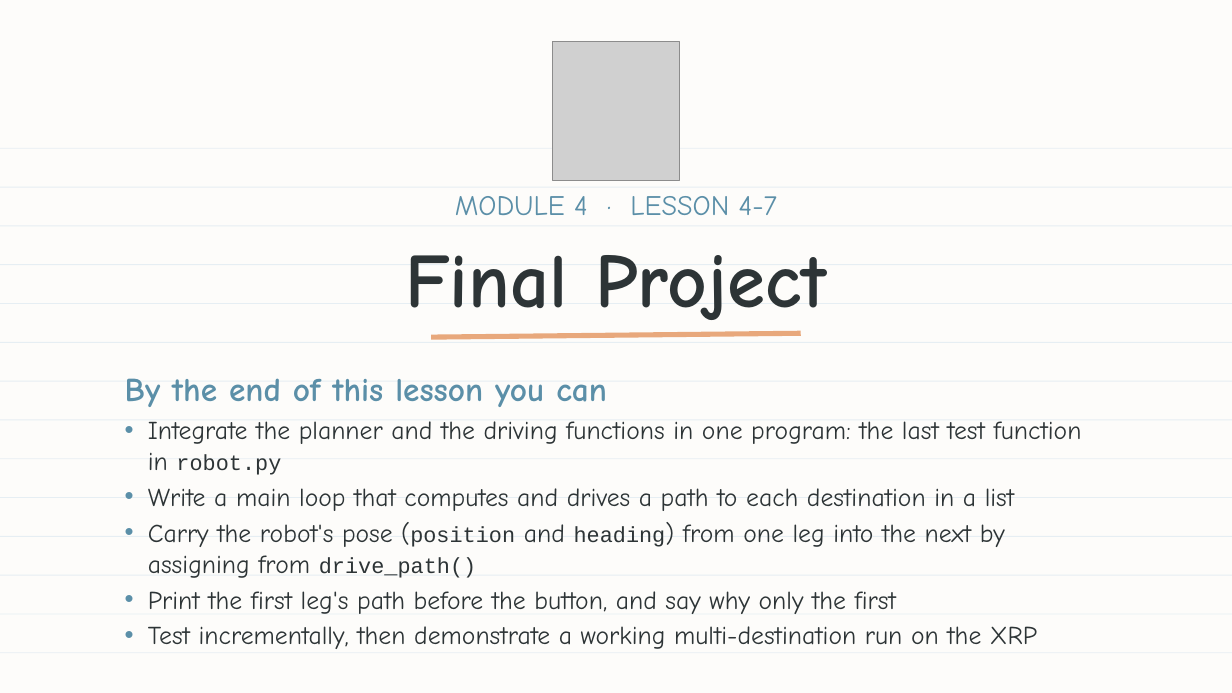
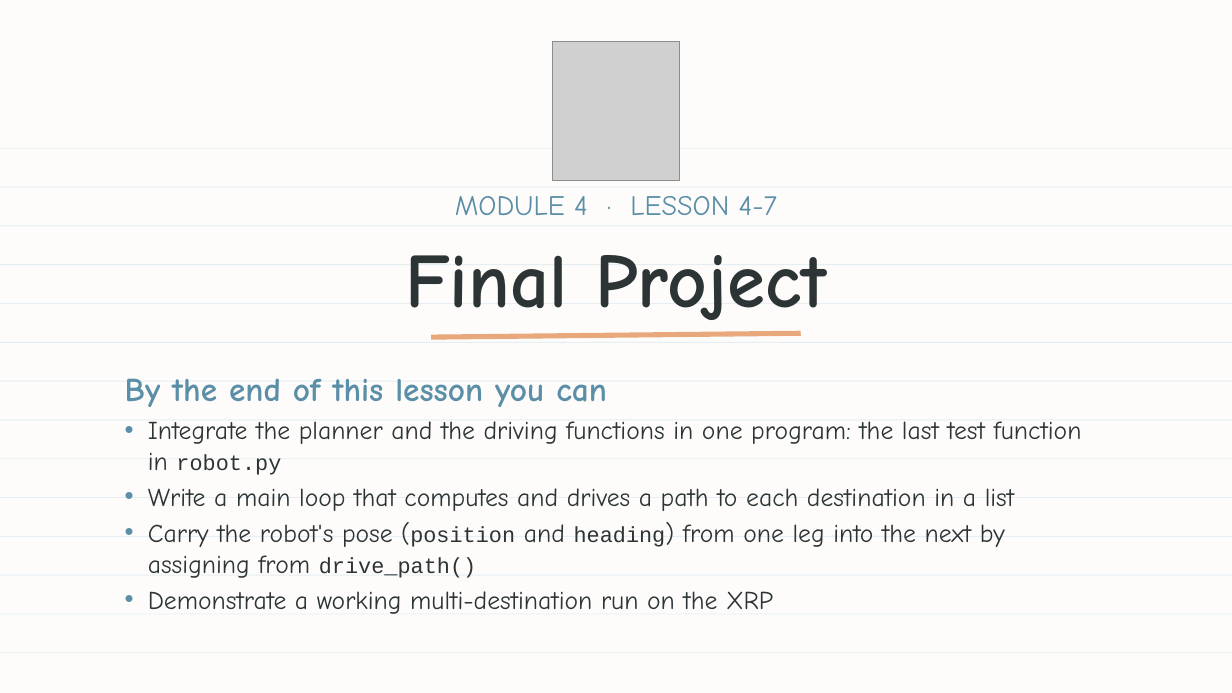
Before and after one commit to bradamiller/LearningPython, a slide deck: slide 1 of static/slides/module-04-manhattan/module-4-lesson-07-final-project.pptx. Drawn at 1232x693 pixels with LibreOffice and Linux fonts; fonts in the diff are those of the drawing; grey boxes stand for pictures. Boxes give left, top, right and bottom in pixels: in the first picture for what was removed or moved away, otherwise in the second. Text is boxed around its words. In the diff, an @@ line names an element or a change of style, - is before the commit and + after.

```diff
--- a/static/slides/module-04-manhattan/module-4-lesson-07-final-project.pptx
+++ b/static/slides/module-04-manhattan/module-4-lesson-07-final-project.pptx
@@ text at (148,591,773,614): text changed @@
-• Print the first leg's path before the button, and say why only the first
-• Test incrementally, then demonstrate a working multi-destination run on the XRP
+• Demonstrate a working multi-destination run on the XRP
```
Also in this commit, not shown: 4 other slides changed, 8 slides removed, 2 other files.
